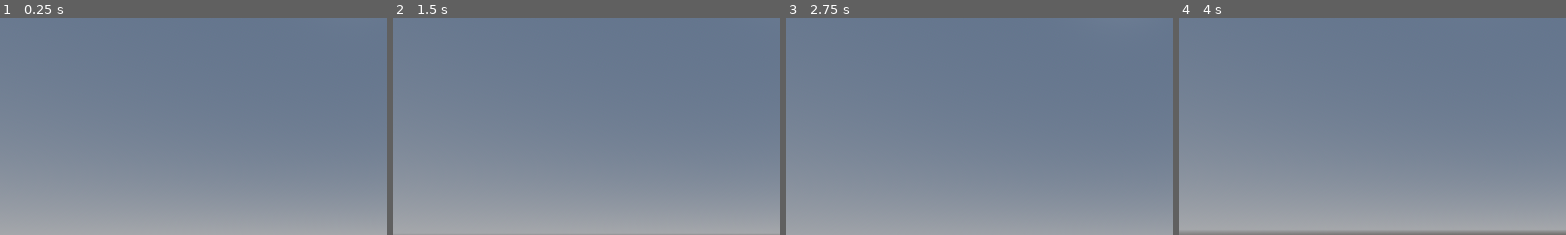
Above: before the commit, frames 1-4 (left to right).
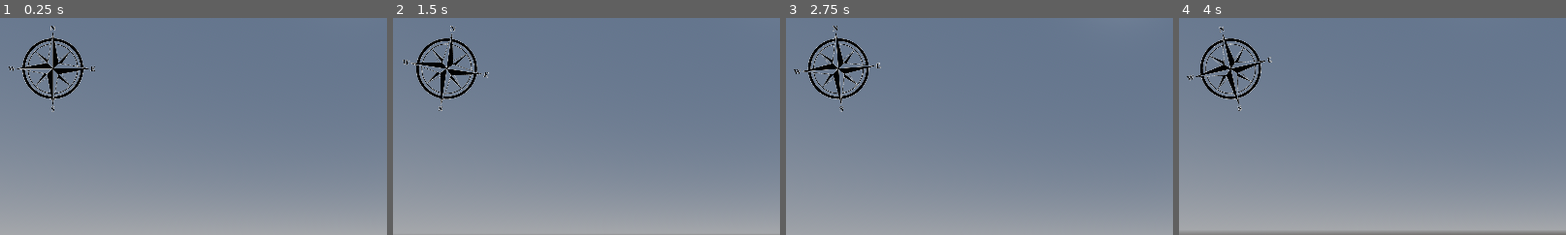
Above: after the commit, the same moments.

Repository: PonderSlime/Mare-Luminis---Juice-Submission
Game: Godot game, scene res://scenes/Test.tscn
Two runs of this game, one before a commit and one after it. Both use one fixed random seed, a clock stepped at 60 frames per second and the inputs below. The project has no main scene, so this scene is started directly.
Inputs (mouse positions are % of the whole screen's width and height, from its top left):
- Up to frame 1 (0.25 s): no input
- Up to frame 2 (1.5 s): tap Enter at 0.5 s; move the mouse to (55, 50) at 0.52 s; hold W (move_forward) from 0.53 s (still down); tap Space (move_up) at 1.25 s; move the mouse to (45, 50) at 1.27 s
- Up to frame 3 (2.75 s): keep holding W (move_forward); tap Enter at 2 s; move the mouse to (52, 48) at 2.02 s
- Up to frame 4 (4 s): keep holding W (move_forward); tap Space (move_up) at 2.75 s; move the mouse to (49, 52) at 2.77 s; tap Enter at 3.5 s; move the mouse to (57, 51) at 3.52 s
The pictures show only the part of the screen within x 5-54%, y 0-50%; the shares and areas given below are measured in that part.

The runs differ from the first frame. In frame 1, 1.8% of the frame differs, in the area x 2-25%, y 3-44%; in frame 2, 1.7%; in frame 3, 1.8%; in frame 4, 1.8%, in the area x 2-25%, y 4-43%.

Commit message:
Added a slightly wonky compass, added FOV change

Diff:
--- a/mare-luminis/items/dynamic/camera_controller.gd
+++ b/mare-luminis/items/dynamic/camera_controller.gd
@@ -1,9 +1,8 @@
 extends Node3D
 
-@onready var spring_arm: SpringArm3D = $BoomYOrigin/BoomOrigin/CameraBoom
-@onready var boom_origin: Node3D = $BoomYOrigin/BoomOrigin
-@onready var boom_y_origin: Node3D = $BoomYOrigin
-@onready var camera: Camera3D = $BoomYOrigin/BoomOrigin/CameraBoom/Camera3D
+@onready var spring_arm: SpringArm3D = $BoomOrigin/CameraBoom
+@onready var boom_origin: Node3D = $BoomOrigin
+@onready var camera: Camera3D = $BoomOrigin/CameraBoom/Camera3D
 @export var player: CharacterBody3D
 @export var camera_sensitivity = 0.15
 @export var zoom_speed = 2.0
@@ -20,6 +19,11 @@
 
 var camera_angle = Vector2.ZERO
 var target_spring_length = 5.
+
+
+func update_fov(new_fov):
+	var tween = create_tween()
+	tween.tween_property(camera, "fov", new_fov, 0.5).set_trans(Tween.TRANS_SINE).set_ease(Tween.EASE_OUT)
 
 func _process(delta: float) -> void:
 	update_spring_arm(delta)
@@ -59,7 +63,9 @@
 
 func update_camera_lag(delta):
 	global_position = global_position.lerp(player.global_position, delta * (camera_lag_strength * 4))
-	global_rotation = global_rotation.lerp(player.global_rotation, delta)
+	global_rotation.x = lerp_angle(global_rotation.x, player.global_rotation.x, delta)
+	global_rotation.y = lerp_angle(global_rotation.y, player.global_rotation.y, delta)
+	global_rotation.z = lerp_angle(global_rotation.z, player.global_rotation.z, delta)
 
 func reset_camera_to_back(delta):
 	var target_camera_angle = deg_to_rad(boom_origin.rotation_degrees.y + 180)
@@ -69,7 +75,6 @@
 		normalized_angle = 0.0
 
 	spring_arm.rotation.y = lerp_angle_shortest(normalized_angle, target_camera_angle, delta * camera_reset_smoothness)
-	print(spring_arm.rotation_degrees.y)
 
 func lerp_angle_shortest(from, to, weight):
 	return from + short_angle_dist(from, to) * weight
--- a/mare-luminis/items/dynamic/player_sub.tscn
+++ b/mare-luminis/items/dynamic/player_sub.tscn
@@ -1,6 +1,7 @@
-[gd_scene load_steps=5 format=3 uid="uid://bk8adhbnm8aoe"]
+[gd_scene load_steps=7 format=3 uid="uid://bk8adhbnm8aoe"]
 
 [ext_resource type="Script" uid="uid://2jknv6y8h1n0" path="res://items/dynamic/scripts/player/submarine_controller.gd" id="1_l0dse"]
+[ext_resource type="PackedScene" uid="uid://5mphgjfp2sd5" path="res://ui/player/player_ui.tscn" id="2_5ipf0"]
 [ext_resource type="Script" uid="uid://cpghwaurevqev" path="res://items/dynamic/camera_controller.gd" id="2_dh6lo"]
 
 [sub_resource type="CapsuleMesh" id="CapsuleMesh_l0dse"]
@@ -8,28 +9,44 @@
 [sub_resource type="BoxMesh" id="BoxMesh_l0dse"]
 size = Vector3(0.4, 0.4, 0.5)
 
-[node name="Sub" type="CharacterBody3D"]
+[sub_resource type="CapsuleShape3D" id="CapsuleShape3D_dh6lo"]
+
+[node name="Sub" type="CharacterBody3D" node_paths=PackedStringArray("camera_boom_origin")]
 script = ExtResource("1_l0dse")
+camera_boom_origin = NodePath("CameraBoomOrigin")
 
-[node name="MeshInstance3D" type="MeshInstance3D" parent="."]
+[node name="PlayerUI" parent="." node_paths=PackedStringArray("camera_boom") instance=ExtResource("2_5ipf0")]
+offset_left = 14.0
+offset_top = -2.0
+offset_right = -1138.0
+offset_bottom = -650.0
+camera_boom = NodePath("../CameraBoomOrigin/BoomOrigin/CameraBoom")
+
+[node name="Mesh" type="Node3D" parent="."]
+
+[node name="MeshInstance3D" type="MeshInstance3D" parent="Mesh"]
 transform = Transform3D(1, 0, 0, 0, -4.37114e-08, 1, 0, -1, -4.37114e-08, 0, 0, 0)
 mesh = SubResource("CapsuleMesh_l0dse")
+skeleton = NodePath("../../root/@EditorNode@21322/@Panel@14/@VBoxContainer@15/DockHSplitLeftL/DockHSplitLeftR/DockHSplitMain/@VBoxContainer@26/DockVSplitCenter/@VSplitContainer@54/@VBoxContainer@55/@EditorMainScreen@102/MainScreen/@CanvasItemEditor@11479/@VSplitContainer@11131/@HSplitContainer@11133/@HSplitContainer@11135/@Control@11136/@SubViewportContainer@11137/@SubViewport@11138/Sub")
 
-[node name="MeshInstance3D2" type="MeshInstance3D" parent="."]
+[node name="MeshInstance3D2" type="MeshInstance3D" parent="Mesh"]
 transform = Transform3D(1, 0, 0, 0, -1, -8.74228e-08, 0, 8.74228e-08, -1, 0, 0.468192, 0.412499)
 mesh = SubResource("BoxMesh_l0dse")
+skeleton = NodePath("../../root/@EditorNode@21322/@Panel@14/@VBoxContainer@15/DockHSplitLeftL/DockHSplitLeftR/DockHSplitMain/@VBoxContainer@26/DockVSplitCenter/@VSplitContainer@54/@VBoxContainer@55/@EditorMainScreen@102/MainScreen/@CanvasItemEditor@11479/@VSplitContainer@11131/@HSplitContainer@11133/@HSplitContainer@11135/@Control@11136/@SubViewportContainer@11137/@SubViewport@11138/Sub")
 
 [node name="CameraBoomOrigin" type="Node3D" parent="." node_paths=PackedStringArray("player")]
 top_level = true
 script = ExtResource("2_dh6lo")
 player = NodePath("..")
 
-[node name="BoomYOrigin" type="Node3D" parent="CameraBoomOrigin"]
-
-[node name="BoomOrigin" type="Node3D" parent="CameraBoomOrigin/BoomYOrigin"]
+[node name="BoomOrigin" type="Node3D" parent="CameraBoomOrigin"]
 transform = Transform3D(-1, 0, -8.74228e-08, 0, 1, 0, 8.74228e-08, 0, -1, 0, 0, 0)
 
-[node name="CameraBoom" type="SpringArm3D" parent="CameraBoomOrigin/BoomYOrigin/BoomOrigin"]
+[node name="CameraBoom" type="SpringArm3D" parent="CameraBoomOrigin/BoomOrigin"]
 spring_length = 15.0
 
-[node name="Camera3D" type="Camera3D" parent="CameraBoomOrigin/BoomYOrigin/BoomOrigin/CameraBoom"]
+[node name="Camera3D" type="Camera3D" parent="CameraBoomOrigin/BoomOrigin/CameraBoom"]
+
+[node name="CollisionShape3D" type="CollisionShape3D" parent="."]
+transform = Transform3D(1, 0, 0, 0, -4.37114e-08, -1, 0, 1, -4.37114e-08, 0, 0, 0)
+shape = SubResource("CapsuleShape3D_dh6lo")
--- a/mare-luminis/items/dynamic/scripts/player/submarine_controller.gd
+++ b/mare-luminis/items/dynamic/scripts/player/submarine_controller.gd
@@ -8,6 +8,7 @@
 @export var bobbing_speed = 1.0
 @export var water_drag = 0.1
 @export var rotation_smoothness = 5.
+@export var camera_boom_origin: Node3D
 
 var velocity_vector: Vector3 = Vector3.ZERO
 var rotation_target: Vector3 = Vector3.ZERO
@@ -37,8 +38,10 @@
 
 	if input_dir != Vector3.ZERO:
 		velocity_vector = velocity_vector.lerp(input_dir.normalized() * speed, acceleration * delta)
+		camera_boom_origin.update_fov(77)
 	else:
 		velocity_vector = velocity_vector.lerp(Vector3.ZERO, acceleration * delta)
+		camera_boom_origin.update_fov(75)
 
 	velocity = velocity_vector
 	move_and_slide()
--- /dev/null
+++ b/mare-luminis/ui/player/player_ui.tscn
@@ -0,0 +1,26 @@
+[gd_scene load_steps=3 format=3 uid="uid://5mphgjfp2sd5"]
+
+[ext_resource type="Script" uid="uid://b7sd1njp646m7" path="res://ui/player/scripts/player_ui.gd" id="1_g5tbx"]
+[ext_resource type="Texture2D" uid="uid://460jyuaihecr" path="res://ui/player/assets/compass.png" id="2_g5tbx"]
+
+[node name="PlayerUI" type="Control"]
+layout_mode = 3
+anchors_preset = 15
+anchor_right = 1.0
+anchor_bottom = 1.0
+grow_horizontal = 2
+grow_vertical = 2
+script = ExtResource("1_g5tbx")
+
+[node name="Compass" type="Control" parent="."]
+anchors_preset = 0
+offset_right = 40.0
+offset_bottom = 40.0
+
+[node name="CompassTexture" type="TextureRect" parent="Compass"]
+layout_mode = 0
+offset_right = 233.0
+offset_bottom = 171.0
+texture = ExtResource("2_g5tbx")
+expand_mode = 2
+stretch_mode = 4
--- /dev/null
+++ b/mare-luminis/ui/player/scripts/player_ui.gd
@@ -0,0 +1,13 @@
+extends Control
+@onready var compass = $Compass/CompassTexture
+@export var camera_boom: SpringArm3D
+
+func _ready() -> void:
+	compass.pivot_offset = compass.size / 2
+
+func _process(delta: float) -> void:
+	update_compass()
+
+func update_compass():
+	if compass:
+		compass.rotation_degrees = camera_boom.global_rotation_degrees.y + 180
Binary file added: mare-luminis/ui/player/assets/compass.png
Not shown, added: mare-luminis/ui/player/assets/compass.png.import
Not shown, added: mare-luminis/ui/player/scripts/player_ui.gd.uid
